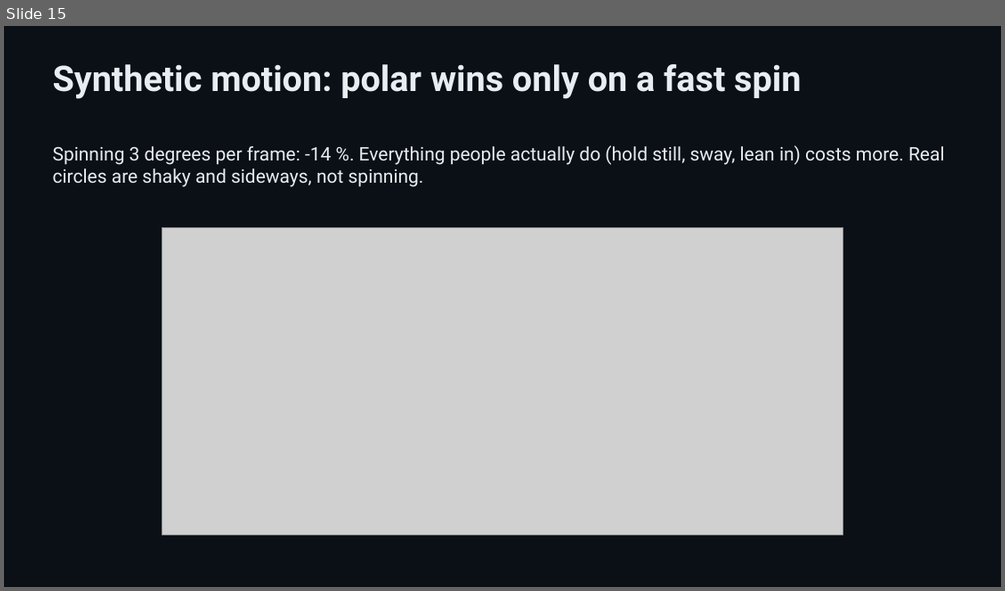
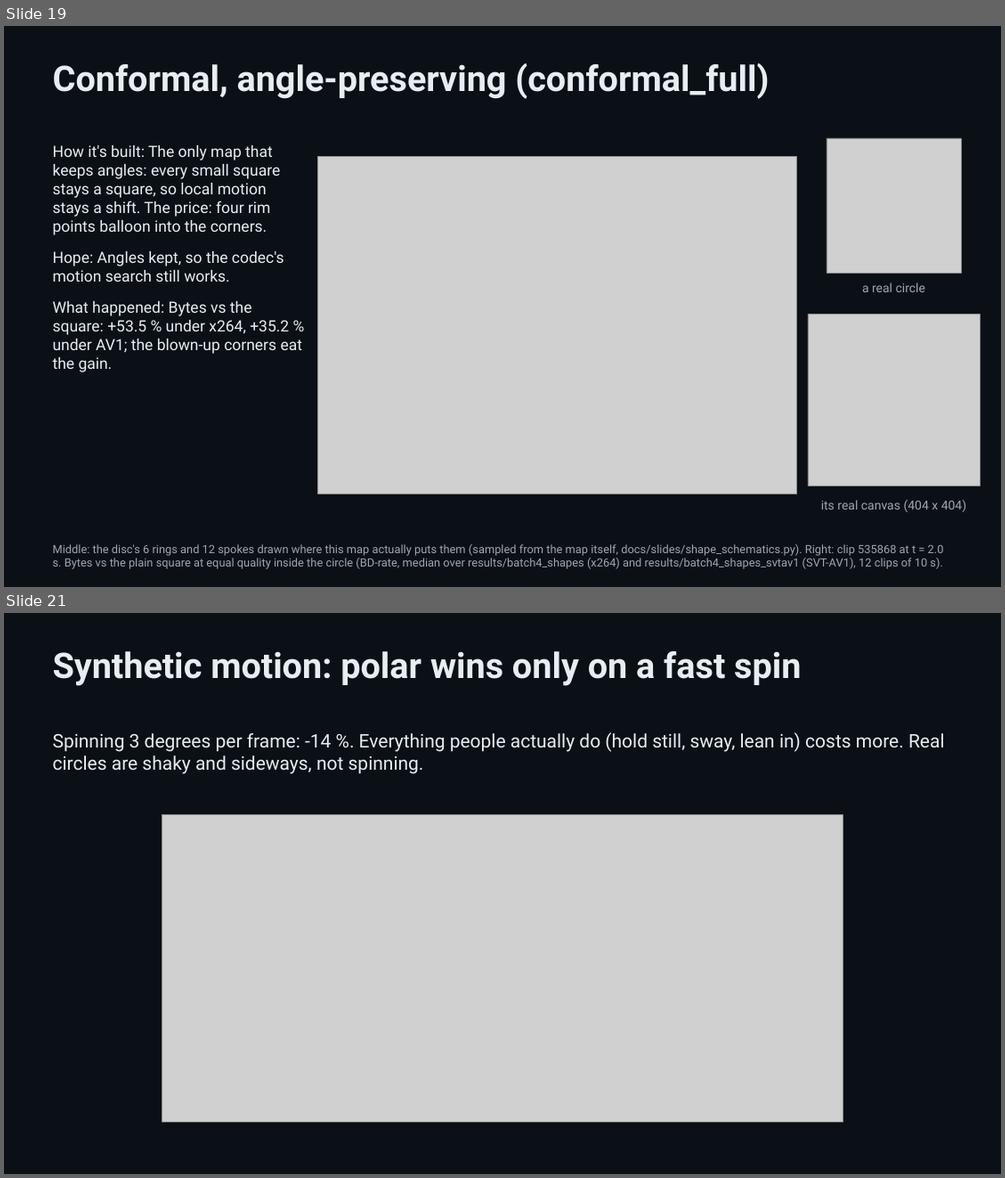
Before and after one commit to padington/polar-codec-site, a slide deck: slides/polar-codec.pptx. Shown one above the other, each under a label of ours: slide 15 before the commit, slides 19 and 21 after it; the slides between them are not shown. The pictures are 1005x591 and 1005x1178 pixels, drawn with LibreOffice and Linux fonts; fonts in the diff are those of the drawing; grey boxes stand for pictures. Boxes give left, top, right and bottom in pixels: in the first picture for what was removed or moved away, otherwise in the second. Text is boxed around its words. In the diff, an @@ line names an element or a change of style, - is before the commit and + after.

Commit message:
Deck: one explanatory slide per canvas shape (slides 13-20)
Rebuilt from the private repo. The contact-sheet slide is gone; the deck now
has 31 slides, one per canvas shape on slide 4's template, with schematics
generated from the maps themselves. The two contact sheets stay on the
results page as overview sheets and are linked from the deck's appendix.

```diff
--- a/slides/polar-codec.pptx
+++ b/slides/polar-codec.pptx
@@ slide 19 added at box(4, 26, 1001, 587), background #0B1016 @@
@@ text added at box(53, 63, 769, 99), 34 pt, text #E6EDF3, bold @@
+Conformal, angle-preserving (conformal_full)
@@ text added at box(53, 145, 302, 372), 15 pt, text #E6EDF3 @@
+How it's built: The only map that keeps angles: every small square stays a square, so local motion stays a shift. The price: four rim points balloon into the corners.
+Hope: Angles kept, so the codec's motion search still works.
+What happened: Bytes vs the square: +53.5 % under x264, +35.2 % under AV1; the blown-up corners eat the gain.
@@ picture added at box(318, 157, 797, 494) @@
@@ picture added at box(826, 138, 961, 273) @@
@@ text added at box(862, 282, 925, 292), 12 pt, text #9AA7B4 @@
+a real circle
@@ picture added at box(808, 313, 979, 486) @@
@@ text added at box(821, 499, 966, 512), 12 pt, text #9AA7B4 @@
+its real canvas (404 x 404)
@@ text added at box(53, 544, 944, 569), 11 pt, text #9AA7B4 @@
+Middle: the disc's 6 rings and 12 spokes drawn where this map actually puts them (sampled from the map itself, docs/slides/shape_schematics.py). Right: clip 535868 at t = 2.0 s. Bytes vs the plain square at equal quality inside the circle (BD-rate, median over results/batch4_shapes (x264) and results/batch4_shapes_svtav1 (SVT-AV1), 12 clips of 10 s).
@@ what was slide 15 is now slide 21 @@
```
Also in this commit, not shown: 1 slide changed, 7 other slides added, 2 slides removed, 25 other files.
